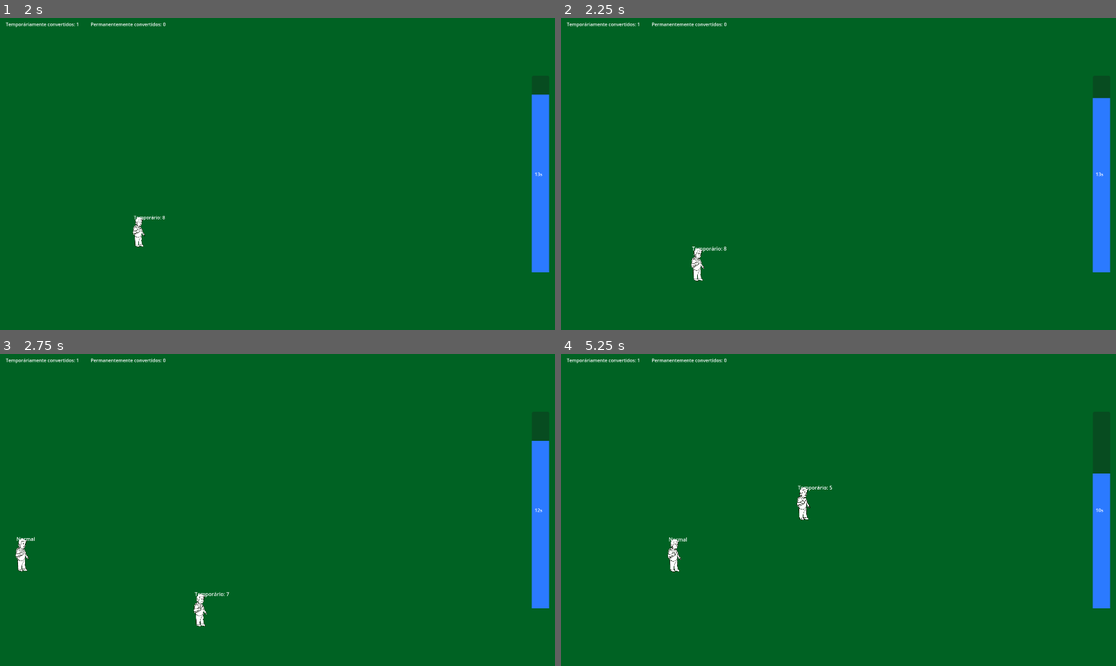
Above: before the commit, frames 1-4 (two rows, left to right).
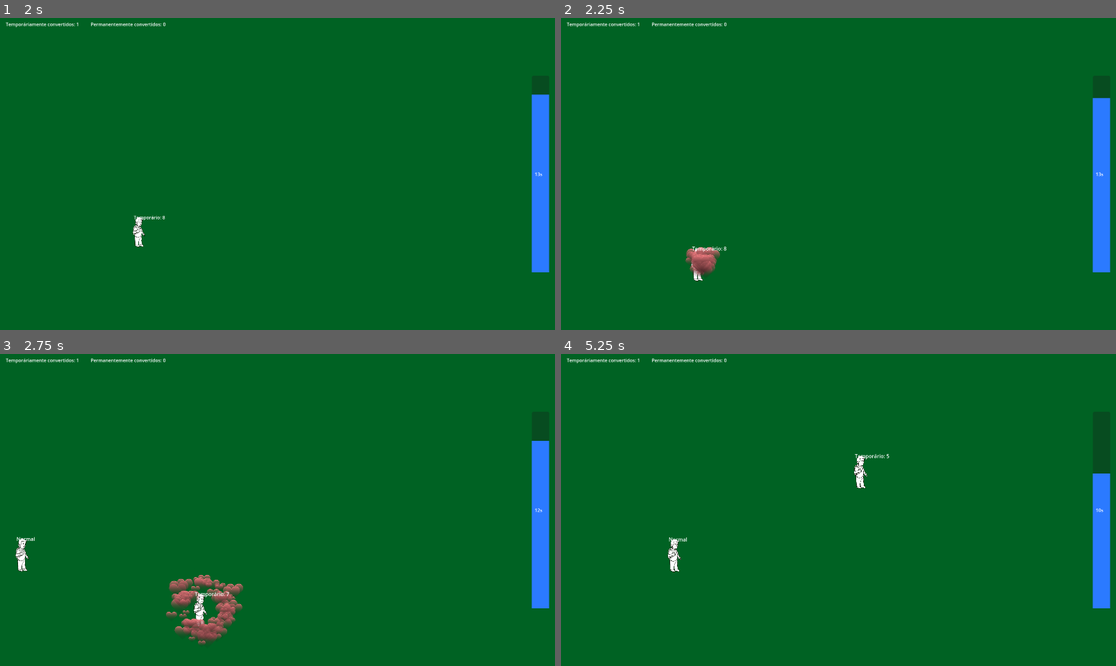
Above: after the commit, the same moments.

Repository: Harry32/PirateSoftwareGameJam
Game: Godot game, scene res://scenes/game.tscn
Two runs of this game, one before a commit and one after it. Both use one fixed random seed, a clock stepped at 60 frames per second and the inputs below.
Inputs (mouse positions are in pixels of both pictures, inside the frame that each line leads up to):
- Up to frame 1 (2 s): tap Enter at 0.5 s; move the mouse to (138, 49) at 0.52 s; press the mouse at (138, 49) at 0.53 s; hold W (Up) from 0.53 s (still down); move the mouse to (444, 220) at 1.27 s; release the mouse at (444, 220) at 1.28 s; click (444, 220) at 1.35 s
- Up to frame 2 (2.25 s): move the mouse to (672, 127) at 2.02 s; release W (Up) at 2.03 s; hold A (Left) from 2.03 s (still down); hold Mouse wheel up (Zoom In) from 2.03 s (still down)
- Up to frame 3 (2.75 s): keep holding A (Left); keep holding Mouse wheel up (Zoom In); click (111, 463) at 2.3 s
- Up to frame 4 (5.25 s): move the mouse to (583, 556) at 2.77 s; release Mouse wheel up (Zoom In) at 2.78 s; tap Mouse wheel down (Zoom Out) at 2.85 s; click (583, 556) at 3.05 s; move the mouse to (755, 432) at 3.52 s; release A (Left) at 3.53 s; press the mouse at (755, 432) at 3.53 s; hold S (Down) 3.53-4.28 s; move the mouse to (566, 354) at 4.27 s; release the mouse at (566, 354) at 4.28 s; hold D (Right) 4.28-5.03 s; click (566, 354) at 4.35 s; move the mouse to (727, 525) at 5.02 s; hold W (Up) from 5.03 s (still down); hold Mouse wheel up (Zoom In) from 5.03 s (still down)

Frame 1 is identical in both runs. In frame 2, 0.4% of the frame differs, in the area x 22-29%, y 73-84%; in frame 3, 1.7%, in the area x 29-44%, y 70-94%; in frame 4, 0.4%.

Commit message:
Fixing animation and menu

Diff:
--- a/scenes/menu.tscn
+++ b/scenes/menu.tscn
@@ -44,15 +44,31 @@
 layout_mode = 2
 theme_override_constants/margin_left = 20
 
-[node name="TotalContainer" type="HBoxContainer" parent="Panel/PanelContainer/VBoxContainer/MarginContainer"]
-layout_mode = 2
-
-[node name="TotalTextLabel" type="Label" parent="Panel/PanelContainer/VBoxContainer/MarginContainer/TotalContainer"]
+[node name="HBoxContainer" type="HBoxContainer" parent="Panel/PanelContainer/VBoxContainer/MarginContainer"]
+layout_mode = 2
+theme_override_constants/separation = 40
+
+[node name="TotalPeopleContainer" type="HBoxContainer" parent="Panel/PanelContainer/VBoxContainer/MarginContainer/HBoxContainer"]
+layout_mode = 2
+
+[node name="TotalPeopleTextLabel" type="Label" parent="Panel/PanelContainer/VBoxContainer/MarginContainer/HBoxContainer/TotalPeopleContainer"]
+layout_mode = 2
+text = "Total Pessoas"
+
+[node name="TotalPeopleValueLabel" type="Label" parent="Panel/PanelContainer/VBoxContainer/MarginContainer/HBoxContainer/TotalPeopleContainer"]
+unique_name_in_owner = true
+layout_mode = 2
+text = "0"
+
+[node name="TotalContainer" type="HBoxContainer" parent="Panel/PanelContainer/VBoxContainer/MarginContainer/HBoxContainer"]
+layout_mode = 2
+
+[node name="TotalTextLabel" type="Label" parent="Panel/PanelContainer/VBoxContainer/MarginContainer/HBoxContainer/TotalContainer"]
 layout_mode = 2
 text = "Total convertidos:
 "
 
-[node name="TotalValueLabel" type="Label" parent="Panel/PanelContainer/VBoxContainer/MarginContainer/TotalContainer"]
+[node name="TotalValueLabel" type="Label" parent="Panel/PanelContainer/VBoxContainer/MarginContainer/HBoxContainer/TotalContainer"]
 unique_name_in_owner = true
 layout_mode = 2
 text = "0"
--- a/scenes/person.tscn
+++ b/scenes/person.tscn
@@ -1,17 +1,9 @@
-[gd_scene load_steps=33 format=3 uid="uid://o33urjc3n8t4"]
-
-[ext_resource type="Texture2D" uid="uid://kj3c5s8brcj3" path="res://graphics/person_gradient_texture.tres" id="1_4g3up"]
+[gd_scene load_steps=25 format=3 uid="uid://o33urjc3n8t4"]
+
 [ext_resource type="Script" path="res://scripts/person.gd" id="1_xvrq1"]
 [ext_resource type="Texture2D" uid="uid://d2vp1078mv7su" path="res://graphics/particles/symbol_01.png" id="2_h6mjv"]
-[ext_resource type="Texture2D" uid="uid://baa224f6m2vhu" path="res://graphics/people/ph - walking 1.png" id="4_1xfo7"]
 [ext_resource type="Texture2D" uid="uid://5qfvx7behudn" path="res://graphics/people/300x300.png" id="4_7kqmu"]
-[ext_resource type="Texture2D" uid="uid://dfjiab2i5xtw5" path="res://graphics/people/ph - gd 3.png" id="4_m44ik"]
 [ext_resource type="PackedScene" uid="uid://dakwgp04xy1km" path="res://scenes/control/state_machine.tscn" id="4_p4c0u"]
-[ext_resource type="Texture2D" uid="uid://cfmhfox20cdmb" path="res://graphics/people/ph - idle 2.png" id="4_yd6vf"]
-[ext_resource type="Texture2D" uid="uid://bub6ceaucq4xl" path="res://graphics/people/ph - idle 1.png" id="5_642la"]
-[ext_resource type="Texture2D" uid="uid://csjtfg5leo344" path="res://graphics/people/ph - walking 2.png" id="7_ht21v"]
-[ext_resource type="Texture2D" uid="uid://6i5putw31vfj" path="res://graphics/people/ph - gd 1.png" id="9_3wad4"]
-[ext_resource type="Texture2D" uid="uid://dvcdxu7bs5yi7" path="res://graphics/people/ph - gd 2.png" id="10_8sfov"]
 [ext_resource type="Script" path="res://scripts/control/idle.gd" id="12_8ur6y"]
 [ext_resource type="Script" path="res://scripts/control/walking.gd" id="13_1pe2b"]
 [ext_resource type="Script" path="res://scripts/control/action.gd" id="14_s7jlf"]
@@ -31,7 +23,7 @@
 "times": PackedFloat32Array(0, 0.5, 1.5),
 "transitions": PackedFloat32Array(1, 1, 1),
 "update": 1,
-"values": [ExtResource("9_3wad4"), ExtResource("10_8sfov"), ExtResource("4_m44ik")]
+"values": [ExtResource("4_7kqmu"), ExtResource("4_7kqmu"), ExtResource("4_7kqmu")]
 }
 tracks/1/type = "method"
 tracks/1/imported = false
@@ -62,7 +54,7 @@
 "times": PackedFloat32Array(0, 1),
 "transitions": PackedFloat32Array(1, 1),
 "update": 1,
-"values": [ExtResource("5_642la"), ExtResource("4_yd6vf")]
+"values": [ExtResource("4_7kqmu"), ExtResource("4_7kqmu")]
 }
 
 [sub_resource type="Animation" id="Animation_pj00o"]
@@ -78,7 +70,7 @@
 "times": PackedFloat32Array(0, 0.5),
 "transitions": PackedFloat32Array(1, 1),
 "update": 1,
-"values": [ExtResource("4_1xfo7"), ExtResource("7_ht21v")]
+"values": [ExtResource("4_7kqmu"), ExtResource("4_7kqmu")]
 }
 
 [sub_resource type="AnimationLibrary" id="AnimationLibrary_dttf4"]
@@ -131,6 +123,10 @@
 collision_mask = 0
 input_pickable = true
 script = ExtResource("1_xvrq1")
+
+[node name="Sprite2D" type="Sprite2D" parent="."]
+scale = Vector2(0.4, 0.4)
+texture = ExtResource("4_7kqmu")
 
 [node name="Area2D" type="Area2D" parent="."]
 
@@ -159,23 +155,13 @@
 scale_amount_max = 0.3
 color = Color(0.937255, 0.486275, 0.501961, 1)
 
-[node name="Sprite2D2" type="Sprite2D" parent="."]
-visible = false
-modulate = Color(0, 0, 0, 1)
-scale = Vector2(0.531, 0.72)
-texture = ExtResource("1_4g3up")
-
-[node name="Sprite2D" type="Sprite2D" parent="."]
-scale = Vector2(0.4, 0.4)
-texture = ExtResource("4_7kqmu")
-
 [node name="AnimationPlayer" type="AnimationPlayer" parent="."]
 libraries = {
 "": SubResource("AnimationLibrary_dttf4")
 }
+autoplay = "Idle"
 
 [node name="AnimationTree" type="AnimationTree" parent="."]
-active = false
 libraries = {
 "": SubResource("AnimationLibrary_dttf4")
 }
--- a/scripts/globals/progress_information.gd
+++ b/scripts/globals/progress_information.gd
@@ -2,25 +2,29 @@
 
 
 var counters = {
+	"TotalPeople": 0,
 	"Temporary": 0,
 	"Permanent": 0,
 	"Total": 0,
 	"Points": 0
  }
 
+
 func add_counter(counter: String, value: int = 1):
 	var points = 1
 	counters[counter] = counters[counter] + value
 
-	if counter == "Permanent":
-		points = 5
+	if counter != "TotalPeople":
+		if counter == "Permanent":
+			points = 5
 
-	if value > 0:
-		counters["Total"] += 1
-		counters["Points"] += points
+		if value > 0:
+			counters["Total"] += 1
+			counters["Points"] += points
 
-	if counters[counter] < 0:
-		counters[counter] = 0
+		if counters[counter] < 0:
+			counters[counter] = 0
+
 
 func get_counter(counter: String) -> int:
 	return counters[counter]
--- a/scripts/globals/stats_information.gd
+++ b/scripts/globals/stats_information.gd
@@ -4,7 +4,7 @@
 signal change_stats(targetName: String, value: float)
 
 var cooldowns = { "Click": 0.0 }
-var stats = { "Click": 15, "Area": 15.0, "AreaImage": 5, "Effect": 10.0 }
+var stats = { "Click": 15, "Area": 15.0, "ParticleLifetime": 0.9, "ParticleIV": 150, "Effect": 10.0 }
 
 
 func set_cooldown(cooldownName: String, value: float):
--- a/scripts/menu.gd
+++ b/scripts/menu.gd
@@ -10,6 +10,7 @@
 	%ClickValueLabel.text = str(clickCost)
 	%ActionValueLabel.text = str(actionCost)
 	%AreaValueLabel.text = str(areaCost)
+	%TotalPeopleValueLabel.text = str(ProgressInformation.get_counter("TotalPeople"))
 	%TotalValueLabel.text = str(ProgressInformation.get_counter("Total"))
 	%PointValueLabel.text = str(ProgressInformation.get_counter("Points"))
 
@@ -53,8 +54,10 @@
 func _on_area_button_pressed():
 	ProgressInformation.add_counter("Points", -areaCost)
 	var areaCooldown = StatsInformation.get_stats("Area")
-	var areaImageCooldown = StatsInformation.get_stats("AreaImage")
+	var particlesLifetime = StatsInformation.get_stats("ParticleLifetime")
+	var particlesIV = StatsInformation.get_stats("ParticleIV")
 	StatsInformation.set_stats("Area", areaCooldown*1.1)
-	StatsInformation.set_stats("AreaImage", areaImageCooldown*1.1)
+	StatsInformation.set_stats("ParticleLifetime", particlesLifetime*1.1)
+	StatsInformation.set_stats("ParticleIV", particlesIV*1.1)
 	areaCost *= 2
 	%AreaValueLabel.text = str(areaCost)
--- a/scripts/people_spawner.gd
+++ b/scripts/people_spawner.gd
@@ -28,3 +28,4 @@
 		personInstance.walkableY1 = y1
 
 		$"..".call_deferred("add_child", personInstance)
+		ProgressInformation.add_counter("TotalPeople")
--- a/scripts/person.gd
+++ b/scripts/person.gd
@@ -17,6 +17,7 @@
 func _ready():
 	direction = Vector2.ZERO
 	targetPosition = position
+	StatsInformation.connect("change_stats",update_stats)
 	$Timer.wait_time = rng.randf_range(0, 5)
 	$Timer.start()
 
@@ -87,9 +88,12 @@
 		if $Area2D/CollisionShape2D.scale != newScale:
 			$Area2D/CollisionShape2D.scale = newScale
 
-	if statsName == "AreaImage":
-		var newScale = Vector2(value, value)
-		$Area2D/Sprite2D3.scale = newScale
+	if statsName == "ParticleLifetime":
+		$Area2D/CPUParticles2D.lifetime = value
+
+	if statsName == "ParticleIV":
+		$Area2D/CPUParticles2D.initial_velocity_min = value
+		$Area2D/CPUParticles2D.initial_velocity_max = value
 
 
 func _on_timer_timeout():
@@ -98,11 +102,13 @@
 
 
 func _on_mouse_entered():
-	$Sprite2D2.modulate = Color(1, 1, 1, 1)
+	# Make highlight
+	pass
 
 
 func _on_mouse_exited():
-	$Sprite2D2.modulate = Color(0, 0, 0, 1)
+	# Remove highlight
+	pass
 
 
 func _on_input_event(_viewport, event, _shape_idx):
